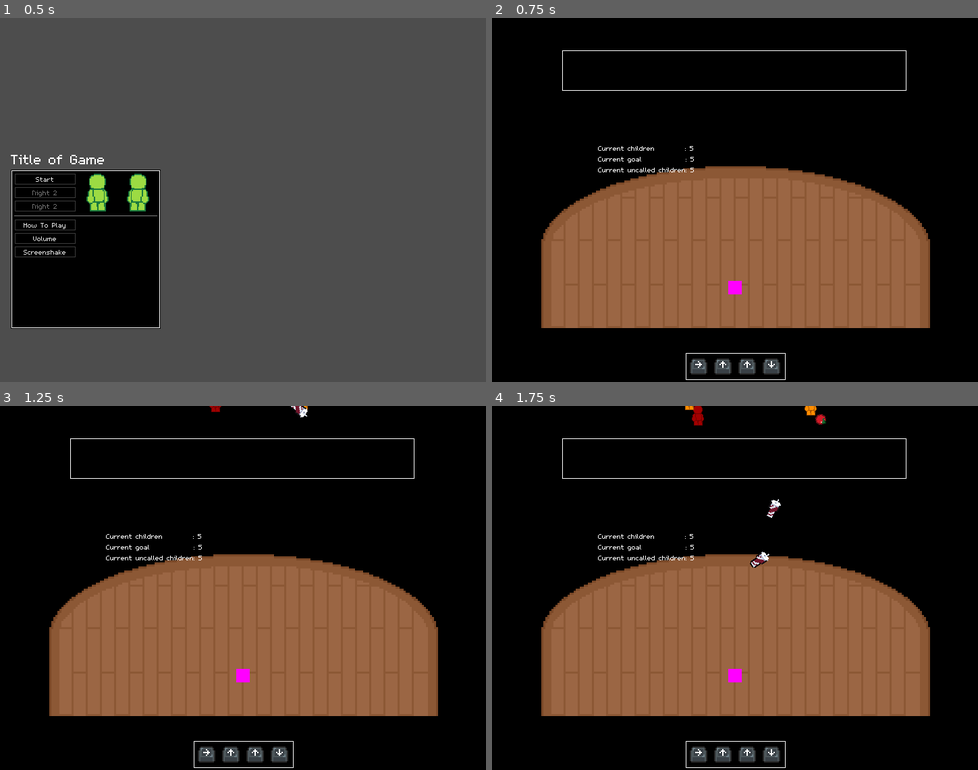
Above: before the commit, frames 1-4 (two rows, left to right).
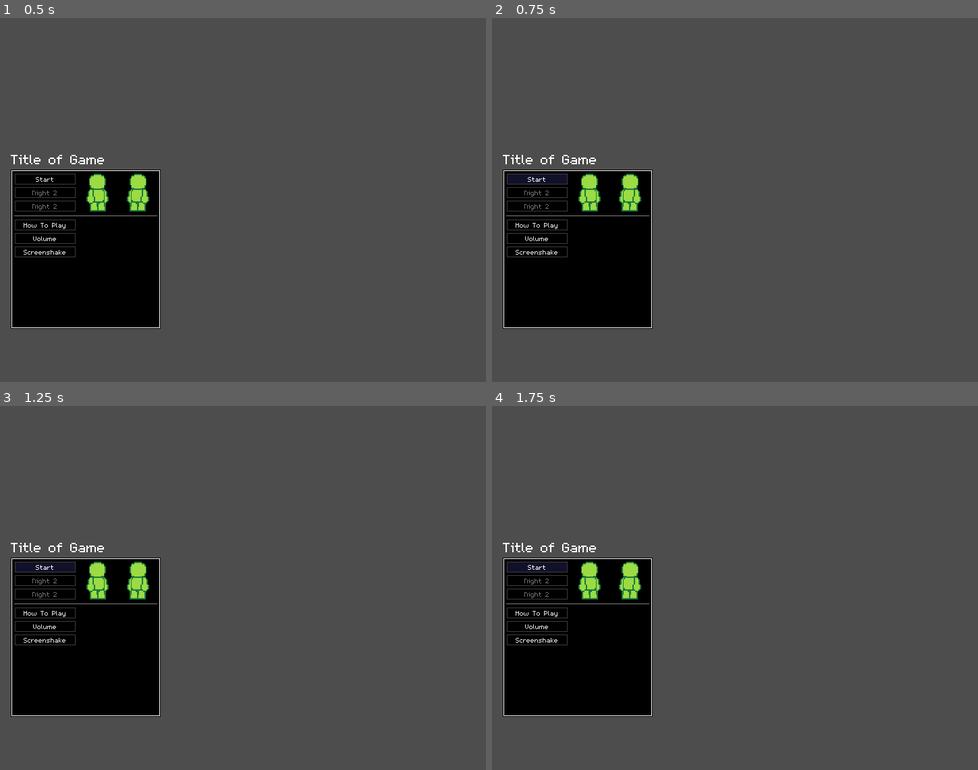
Above: after the commit, the same moments.

Repository: InRe-Dan/MiniJameGam34
Game: Godot game, scene res://menus/main_menu.tscn
Two runs of this game, one before a commit and one after it. Both use one fixed random seed, a clock stepped at 60 frames per second and the inputs below.
Inputs (mouse positions are in pixels of both pictures, inside the frame that each line leads up to):
- Up to frame 1 (0.5 s): no input
- Up to frame 2 (0.75 s): click "Start" at 0.5 s
- Up to frame 3 (1.25 s): no input
- Up to frame 4 (1.75 s): click (535, 566) at 1.25 s, where only the run after the commit has a clickable "Start"

Frame 1 is identical in both runs. In frame 2, 96% of the frame differs, in the area x 0-100%, y 0-100%; in frame 3, 96%; in frame 4, 96%.

Commit message:
Near-miss notification

Diff:
--- a/Hazard/Hazards/chair.tscn
+++ b/Hazard/Hazards/chair.tscn
@@ -1,10 +1,13 @@
-[gd_scene load_steps=4 format=3 uid="uid://cn6cudnyv88qp"]
+[gd_scene load_steps=5 format=3 uid="uid://cn6cudnyv88qp"]
 
 [ext_resource type="PackedScene" uid="uid://bcudix53js4vw" path="res://Hazard/hazard.tscn" id="1_tokcb"]
 [ext_resource type="Texture2D" uid="uid://8hqjqnjw3e8x" path="res://Assets/Pixel_art/stool.png" id="2_k36ew"]
 
 [sub_resource type="CircleShape2D" id="CircleShape2D_8ff16"]
 radius = 5.0
+
+[sub_resource type="CircleShape2D" id="CircleShape2D_vnsbw"]
+radius = 12.0
 
 [node name="Chair" instance=ExtResource("1_tokcb")]
 speed = 150.0
@@ -16,3 +19,6 @@
 
 [node name="CollisionShape2D" parent="." index="1"]
 shape = SubResource("CircleShape2D_8ff16")
+
+[node name="CloseCall" parent="Area2D" index="0"]
+shape = SubResource("CircleShape2D_vnsbw")
--- a/Hazard/Hazards/soda.tscn
+++ b/Hazard/Hazards/soda.tscn
@@ -7,6 +7,9 @@
 [sub_resource type="CapsuleShape2D" id="CapsuleShape2D_r13ov"]
 radius = 3.0
 height = 13.0
+
+[sub_resource type="CapsuleShape2D" id="CapsuleShape2D_bfpi3"]
+height = 27.0
 
 [node name="Soda" instance=ExtResource("1_dky05")]
 speed = 300.0
@@ -19,3 +22,6 @@
 [node name="CollisionShape2D" parent="." index="1"]
 position = Vector2(0, 1)
 shape = SubResource("CapsuleShape2D_r13ov")
+
+[node name="CloseCall" parent="Area2D" index="0"]
+shape = SubResource("CapsuleShape2D_bfpi3")
--- a/Hazard/Hazards/tomato.tscn
+++ b/Hazard/Hazards/tomato.tscn
@@ -1,10 +1,13 @@
-[gd_scene load_steps=4 format=3 uid="uid://bko632gtiaj3s"]
+[gd_scene load_steps=5 format=3 uid="uid://bko632gtiaj3s"]
 
 [ext_resource type="PackedScene" uid="uid://bcudix53js4vw" path="res://Hazard/hazard.tscn" id="1_n2gfx"]
 [ext_resource type="Texture2D" uid="uid://mnswvw4wp0eg" path="res://Assets/Pixel_art/Tomato_sheet.png" id="2_laftd"]
 
 [sub_resource type="CircleShape2D" id="CircleShape2D_svugl"]
 radius = 4.0
+
+[sub_resource type="CircleShape2D" id="CircleShape2D_c4xy8"]
+radius = 11.0
 
 [node name="Tomato" instance=ExtResource("1_n2gfx")]
 speed = 215.0
@@ -19,3 +22,6 @@
 
 [node name="CollisionShape2D" parent="." index="1"]
 shape = SubResource("CircleShape2D_svugl")
+
+[node name="CloseCall" parent="Area2D" index="0"]
+shape = SubResource("CircleShape2D_c4xy8")
--- a/Hazard/hazard.gd
+++ b/Hazard/hazard.gd
@@ -13,6 +13,7 @@
 @export var lingering: bool
 @export var status_effect: PackedScene
 
+var collided: bool = false
 var velocity: Vector2 = Vector2.ZERO
 var direction: Vector2 = Vector2.ZERO
 
@@ -34,7 +35,9 @@
 
 ## Collided with player
 func _on_body_entered(body: Node2D) -> void:
-	if not body is Player: return
+	if not body is Player or collided: return
+
+	collided = true
 
 	if lingering: direction = body.position.direction_to(position)
 	(body as Player).hit(direction * force * 200, satisfaction, hitstun)
@@ -48,6 +51,13 @@
 	if not lingering: queue_free()
 
 
+## Nearly missed player
+func _on_near_miss(body: Node2D) -> void:
+	if not body is Player or collided: return
+
+	(body as Player).say("Close one!", 1.0)
+
+
 ## Lifetime ended (bruh)
 func _on_lifetime_timeout() -> void:
 	queue_free()
--- a/Hazard/hazard.tscn
+++ b/Hazard/hazard.tscn
@@ -12,4 +12,9 @@
 
 [node name="CollisionShape2D" type="CollisionShape2D" parent="."]
 
+[node name="Area2D" type="Area2D" parent="."]
+
+[node name="CloseCall" type="CollisionShape2D" parent="Area2D"]
+
 [connection signal="body_entered" from="." to="." method="_on_body_entered"]
+[connection signal="body_exited" from="Area2D" to="." method="_on_near_miss"]
--- a/Main/main.gd
+++ b/Main/main.gd
@@ -8,6 +8,7 @@
 
 @onready var approval_rating: TextureProgressBar = %ApprovalRating
 @onready var success_player: AudioStreamPlayer = $Audio/SuccessSound
+@onready var hazard_manager
 
 signal satisfaction_changed(new : float)
 
--- a/Main/main.tscn
+++ b/Main/main.tscn
@@ -13,12 +13,8 @@
 [ext_resource type="PackedScene" uid="uid://ca6r6ki04qi2t" path="res://Hazard/Hazards/soda.tscn" id="7_qpxy0"]
 [ext_resource type="PackedScene" uid="uid://dbm4gk525hsx1" path="res://Hazard/Powerups/clock.tscn" id="8_klmir"]
 [ext_resource type="PackedScene" uid="uid://clt5oswt5gxrq" path="res://Jokes/dialogue_container.tscn" id="8_mh3dp"]
-[ext_resource type="AudioStream" uid="uid://cwhw5bdw1apxm" path="res://Assets/Audio/Red in the darkproto.mp3" id="13_udagc"]
-[ext_resource type="AudioStream" uid="uid://bm6y5rnf3u5es" path="res://Assets/Audio/brass1.mp3" id="14_32kh8"]
-[ext_resource type="AudioStream" uid="uid://bik4n3saccjs1" path="res://Assets/Audio/brass2.mp3" id="15_iw7sy"]
-[ext_resource type="AudioStream" uid="uid://cajpe4nj7b66h" path="res://Assets/Audio/brass3.mp3" id="16_wsep6"]
-[ext_resource type="AudioStream" uid="uid://da7skyi3dl1yw" path="res://Assets/Audio/brass4..mp3" id="17_xqbg0"]
-[ext_resource type="AudioStream" uid="uid://ds5r3gvp308om" path="res://Assets/Audio/brass5.mp3" id="18_3nqah"]
+[ext_resource type="AudioStream" uid="uid://cj876hufbggk2" path="res://Assets/Audio/The Clown.mp3" id="11_i2owt"]
+[ext_resource type="Script" path="res://Main/camera.gd" id="20_1uaoi"]
 
 [sub_resource type="Gradient" id="Gradient_4vja1"]
 offsets = PackedFloat32Array(0)
@@ -151,8 +147,27 @@
 build_mode = 1
 polygon = PackedVector2Array(-280, 0, 280, 0, 280, -130, 260, -160, 200, -195, 80, -225, -80, -225, -200, -195, -260, -160, -280, -130)
 
-[node name="Control" type="Control" parent="."]
-visible = false
+[node name="SpawnElevation" type="Marker2D" parent="."]
+position = Vector2(360, -49)
+gizmo_extents = 350.0
+
+[node name="StageCenter" type="Marker2D" parent="."]
+position = Vector2(359, 481)
+gizmo_extents = 240.0
+
+[node name="Audio" type="Node2D" parent="."]
+
+[node name="MainTheme" type="AudioStreamPlayer" parent="Audio"]
+stream = ExtResource("11_i2owt")
+volume_db = -2.0
+autoplay = true
+
+[node name="SuccessSound" type="AudioStreamPlayer" parent="Audio"]
+volume_db = -8.0
+
+[node name="UI" type="CanvasLayer" parent="."]
+
+[node name="Control" type="Control" parent="UI"]
 layout_mode = 3
 anchors_preset = 15
 anchor_right = 1.0
Not shown: 1 places in Hazard/Hazards/soda.tscn that only renumber resources
